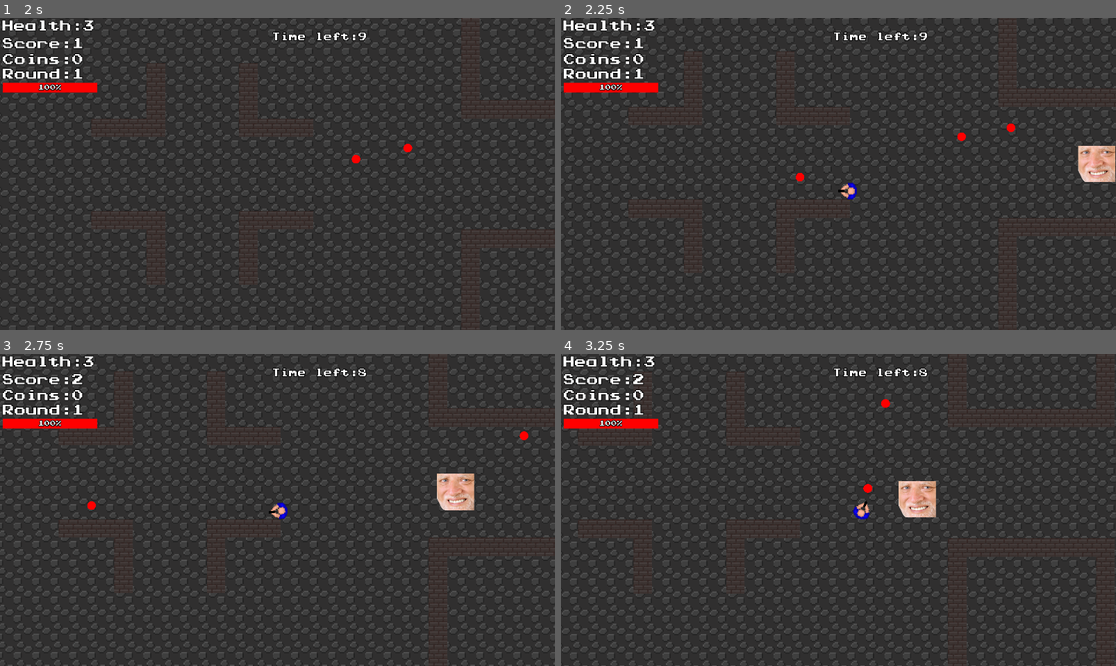
Above: before the commit, frames 1-4 (two rows, left to right).
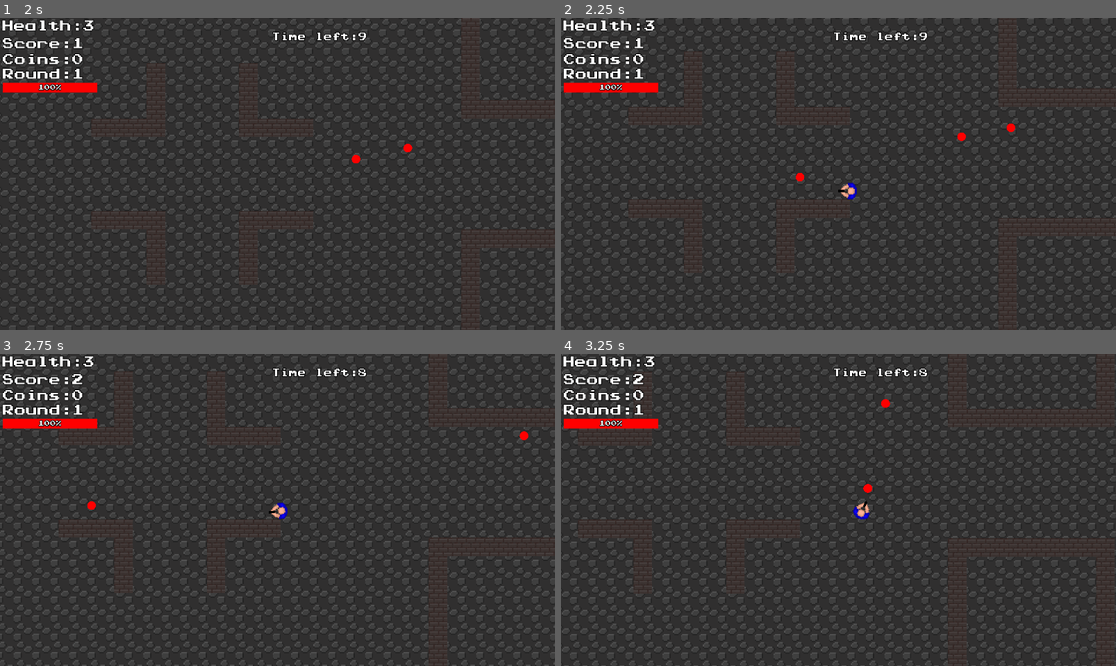
Above: after the commit, the same moments.

Repository: Kirottu/perttishooter
Game: Godot game, scene res://Scenes/MainMenu.tscn
Two runs of this game, one before a commit and one after it. Both use one fixed random seed, a clock stepped at 60 frames per second and the inputs below.
Inputs (mouse positions are in pixels of both pictures, inside the frame that each line leads up to):
- Up to frame 1 (2 s): click "Play" at 0.5 s; tap Enter at 1.25 s; move the mouse to (399, 158) at 1.27 s; hold D (right) from 1.28 s (still down); hold Space (fire) from 1.28 s (still down)
- Up to frame 2 (2.25 s): move the mouse to (727, 189) at 2.02 s; release D (right) at 2.03 s; release Space (fire) at 2.03 s; hold S (down) from 2.03 s (still down); tap Space (fire) at 2.1 s
- Up to frame 3 (2.75 s): keep holding S (down)
- Up to frame 4 (3.25 s): move the mouse to (894, 441) at 2.77 s; release S (down) at 2.78 s; hold D (right) from 2.78 s (still down); hold Space (fire) from 2.78 s (still down)

Frame 1 is identical in both runs. In frame 2, 0.8% of the frame differs, in the area x 93-100%, y 40-53%; in frame 3, 0.8%, in the area x 78-86%, y 38-51%; in frame 4, 0.8%.

Commit message:
added most of my stuff back in

Diff:
--- a/Scripts/Level.gd
+++ b/Scripts/Level.gd
@@ -65,7 +65,7 @@
 	create_timers()
 	round_timer_indicator()
 	get_viewport().connect("size_changed", self, "_on_viewport_size_changed")
-	spawn_npc()
+	#spawn_npc()
 
 func core_damage():
 	if !tower_destroyed and tower_under_attack and tower_health != 0 and core_damageable:
--- a/Scripts/Npc.gd
+++ b/Scripts/Npc.gd
@@ -22,26 +22,48 @@
 var pertti
 var direction
 var destination
+var path
+var current_target
 
 func _ready():
 	rng.randomize()
+	connect("body_entered", self, "_on_seeing_something")
+	update_path_if_needed(true)
 
 func _physics_process(delta):
-	if position.distance_to(pertti.position) > Settings.npc_follow_pertti_treshold:
-		seekingpertti = true
-		move()
-	else:
-		seekingpertti = false
+	update_path_if_needed(true)
+	move_along_path(delta * Settings.npc_speed)
 
 func set_pertti_ref(value):
 	pertti = value
 	pertti.connect("gameover", self, "_on_Pertti_gameover")
-	#pertti.connect("moved", self, "_on_pertti_moved")
 
 func move():
-	#move_and_slide(position.linear_interpolate(destination, delta * Settings.npc_speed))
 	direction = (pertti.position - position).normalized()
 	move_and_slide(direction * Settings.npc_speed)
+
+func update_path_if_needed(force):
+	if  force or position.distance_to(destination) < Settings.closest_to_target:
+		destination = Vector2(rng.randi_range(-500, 2300), rng.randi_range(-750, 2000))
+		#path = nav_2d.get_simple_path(position, destination)
+
+func move_along_path(distance : float):
+	# Set the start point of the path
+	var start_point = position
+
+	# Loop trough the path array to move the enemy
+	for i in range(path.size()):
+		var distance_to_next = start_point.distance_to(path[0])
+		if distance <= distance_to_next and distance > 0.0:
+			# Move the enemy
+			position = start_point.linear_interpolate(path[0], distance / distance_to_next)
+			break
+		elif distance <= 0.0:
+			position = path[0]
+			break
+		distance -= distance_to_next
+		start_point = path[0]
+		path.remove(0)
 
 func _on_Pertti_gameover():
 	queue_free()
@@ -49,4 +71,5 @@
 func _on_Area2D_body_entered(body):
 	print("saw smth")
 	if "Enemy" in body.name and !destroyed and !seekingpertti:
+		current_target = body
 		print("saw em")
--- a/Scripts/Settings.gd
+++ b/Scripts/Settings.gd
@@ -33,12 +33,13 @@
 
 #npc related settings
 var npc_health = 3
-var npc_follow_pertti_treshold = 250 #how far pertti can go before the npc starts following again
-var npc_speed = 500
-var min_distance_to_pertti = 10 # the npc won't come closer to pertti than this
+var npc_speed = 10
+var closest_to_target = 10 # the npc won't come closer to pertti than this
+var npc_active = false
 
 # Variables that change during gameplay, e.g. score, difficulty...
 var rounds = 1 # Supposed to be round, but it is a built in type in godot and so unusable
 var difficulty = 0
 var score = 0
 var coins = 0
+var nav_2d
